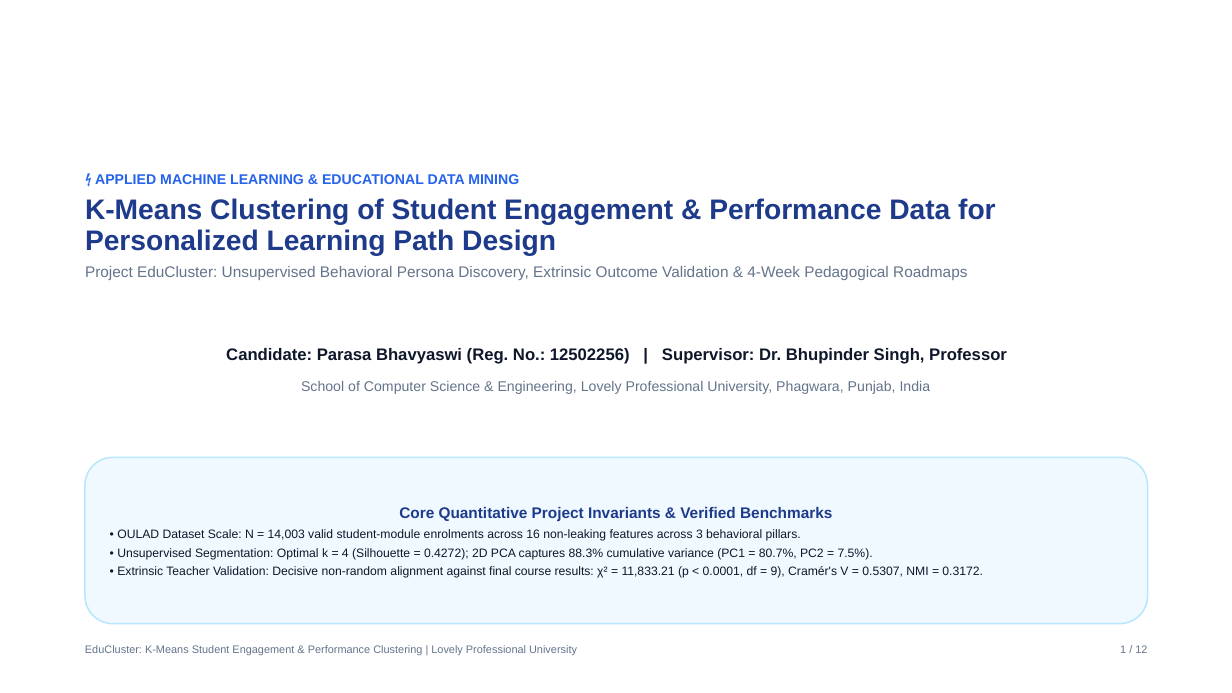
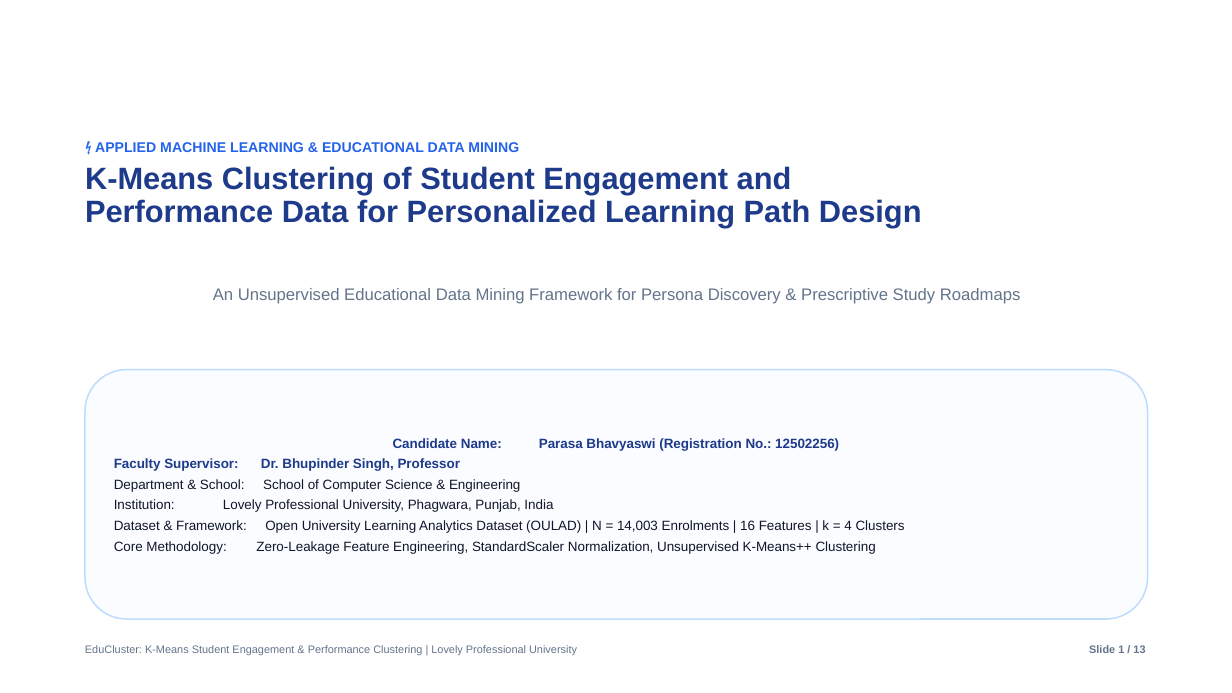
Before and after one commit to parasabhavyaswi/student-engagement-performance-clustering, a slide deck: slide 1 of EduCluster_Presentation.pptx. Drawn at 1232x693 pixels with LibreOffice and Linux fonts; fonts in the diff are those of the drawing; background and template pictures are left out. Boxes give left, top, right and bottom in pixels: in the first picture for what was removed or moved away, otherwise in the second. Text is boxed around its words. In the diff, an @@ line names an element or a change of style, - is before the commit and + after.

```diff
--- a/EduCluster_Presentation.pptx
+++ b/EduCluster_Presentation.pptx
@@ title "⚡ APPLIED MACHINE LEARNING & ...": place and size @@
-title "⚡ APPLIED MACHINE LEARNING & ..." at <box>85,174,996,280</box>
+title "⚡ APPLIED MACHINE LEARNING & ..." at <box>85,142,922,228</box>
@@ title at <box>85,166,922,228</box>: text changed; size 12 to 24 pt; text colour #64748B to #1E3A8A; bold on @@
-K-Means Clustering of Student Engagement & Performance Data for Personalized Learning Path Design
-Project EduCluster: Unsupervised Behavioral Persona Discovery, Extrinsic Outcome Validation & 4-Week Pedagogical Roadmaps
+K-Means Clustering of Student Engagement and
+Performance Data for Personalized Learning Path Design
@@ subtitle added at <box>213,288,1021,304</box>, 13 pt, text #64748B @@
+An Unsupervised Educational Data Mining Framework for Persona Discovery & Prescriptive Study Roadmaps
@@ subtitle removed at <box>226,348,1007,394</box> @@
-Candidate: Parasa Bhavyaswi (Reg. No.: 12502256) | Supervisor: Dr. Bhupinder Singh, Professor
-School of Computer Science & Engineering, Lovely Professional University, Phagwara, Punjab, India
@@ rounded rectangle added at <box>85,370,1148,619</box>, fill #FAFCFF, outline #BFDBFE 1.2 pt, 10.5 pt, text #0F172A @@
+Candidate Name: Parasa Bhavyaswi (Registration No.: 12502256)
+Faculty Supervisor: Dr. Bhupinder Singh, Professor
+Department & School: School of Computer Science & Engineering
+Institution: Lovely Professional University, Phagwara, Punjab, India
+Dataset & Framework: Open University Learning Analytics Dataset (OULAD) | N = 14,003 Enrolments | 16 Features | k = 4 Clusters
+Core Methodology: Zero-Leakage Feature Engineering, StandardScaler Normalization, Unsupervised K-Means++ Clustering
@@ rounded rectangle removed at <box>85,457,1148,624</box> @@
-Core Quantitative Project Invariants & Verified Benchmarks
-• OULAD Dataset Scale: N = 14,003 valid student-module enrolments across 16 non-leaking features across 3 behavioral pillars.
-• Unsupervised Segmentation: Optimal k = 4 (Silhouette = 0.4272); 2D PCA captures 88.3% cumulative variance (PC1 = 80.7%, PC2 = 7.5%).
-• Extrinsic Teacher Validation: Decisive non-random alignment against final course results: χ² = 11,833.21 (p < 0.0001, df = 9), Cramér's V = 0.5307, NMI = 0.3172.
@@ text at <box>1089,645,1145,653</box>: text changed; bold on @@
-1 / 12
+Slide 1 / 13
```
Also in this commit, not shown: 6 other slides changed, 6 slides added, 5 slides removed, 7 other files.
